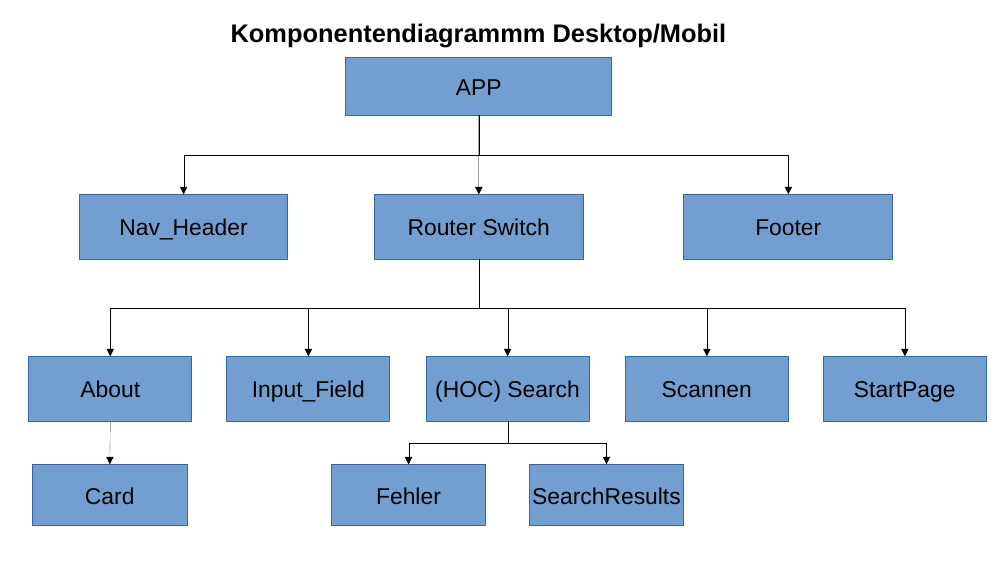
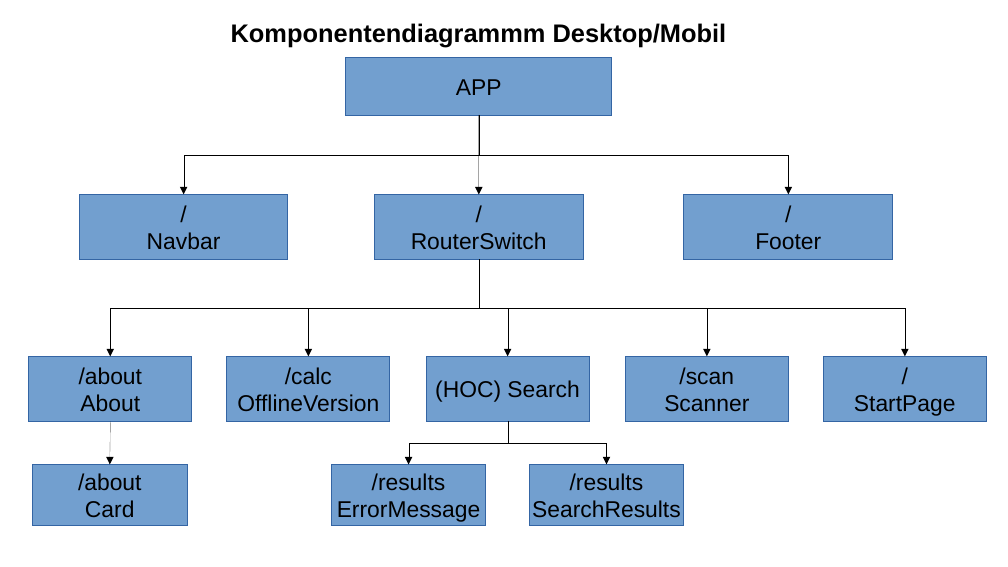
Before and after one commit to HolgerZerbe/foodata, a slide deck: slide 1 of concept/textdateien/Foodata Komponentendiagramm.odp. Drawn at 1008x567 pixels with LibreOffice and Linux fonts; fonts in the diff are those of the drawing. Boxes give left, top, right and bottom in pixels: in the first picture for what was removed or moved away, otherwise in the second. Text is boxed around its words. In the diff, an @@ line names an element or a change of style, - is before the commit and + after.

Commit message:
Änderungen

```diff
--- a/concept/textdateien/Foodata Komponentendiagramm.odp
+++ b/concept/textdateien/Foodata Komponentendiagramm.odp
@@ text in rectangle at <box>684,195,893,260</box>: paragraph added @@
+/
@@ text in rectangle at <box>147,232,221,249</box>: text changed @@
-Nav_Header
+/
+Navbar
@@ text in rectangle at <box>411,232,547,250</box>: text changed @@
-Router Switch
+/
+RouterSwitch
@@ text in rectangle at <box>823,357,986,422</box>: paragraph added @@
+/
@@ text in rectangle at <box>79,367,143,385</box>: paragraph added @@
+/about
@@ text in rectangle at <box>237,367,379,412</box>: text changed @@
-Input_Field
+/calc
+OfflineVersion
@@ text in rectangle at <box>664,367,749,412</box>: text changed @@
-Scannen
+/scan
+Scanner
@@ text in rectangle at <box>78,473,142,491</box>: paragraph added @@
+/about
@@ text in rectangle at <box>337,473,480,522</box>: text changed @@
-Fehler
+/results
+ErrorMessage
@@ text in rectangle at <box>570,473,644,491</box>: paragraph added @@
+/results
```
